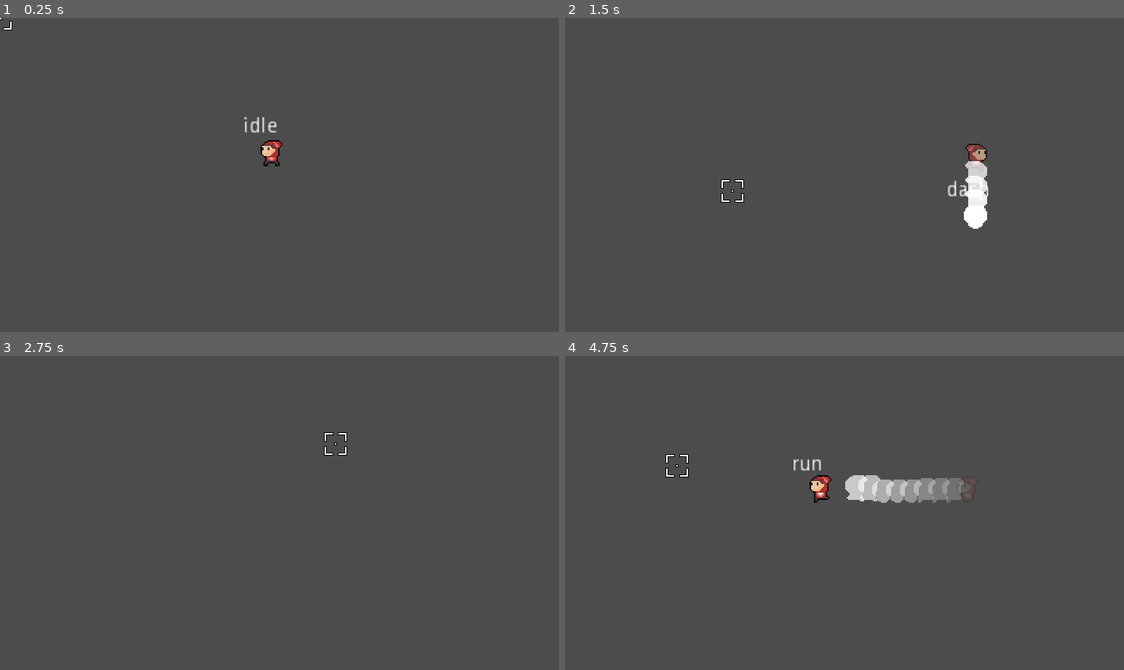
Above: before the commit, frames 1-4 (two rows, left to right).
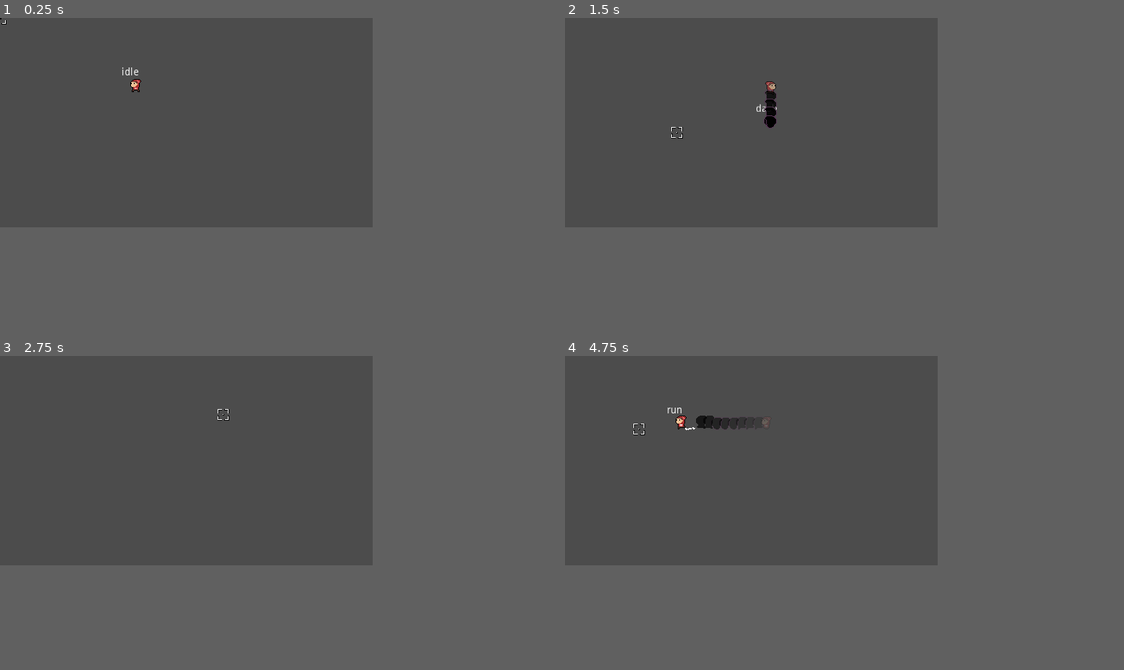
Above: after the commit, the same moments.

Repository: Boyquotes/Shadow
Game: Godot game, scene res://Main World.tscn
Same seed, same stepped clock (60 frames per second), same inputs: the game is played once before the commit and once after it.
Inputs (mouse positions are in pixels of both pictures, inside the frame that each line leads up to):
- Up to frame 1 (0.25 s): no input
- Up to frame 2 (1.5 s): move the mouse to (967, 159) at 0.52 s; hold D (move_right) 0.53-1.28 s; hold Space (dash) 0.53-1.28 s; move the mouse to (732, 190) at 1.27 s; hold S (move_down) from 1.28 s (still down); tap Space (dash) at 1.35 s
- Up to frame 3 (2.75 s): move the mouse to (335, 443) at 2.02 s; release S (move_down) at 2.03 s; hold D (move_right) from 2.03 s (still down); hold Space (dash) from 2.03 s (still down)
- Up to frame 4 (4.75 s): move the mouse to (816, 575) at 2.77 s; release D (move_right) at 2.78 s; release Space (dash) at 2.78 s; hold W (move_up) 2.78-3.53 s; tap Space (dash) at 2.85, 4.35 s; move the mouse to (1012, 560) at 3.52 s; hold Space (dash) 3.53-4.28 s; hold A (move_left) from 3.53 s (still down); move the mouse to (676, 465) at 4.27 s
The window is 768x432 before the commit and 512x288 after it. Grey fills any space a smaller window leaves; there, only what the larger window draws over its background counts as a difference.

The runs differ from the first frame. In frame 1, 0.5% of the frame differs, in the area x 0-51%, y 0-48%; in frame 2, 1.4%; in frame 3, 0.1%; in frame 4, 2.4%, in the area x 12-74%, y 16-47%.

Commit message:
Character Run Particles Added + Dash Update

Diff:
--- a/Player.gd
+++ b/Player.gd
@@ -3,12 +3,17 @@
 
 signal dash_finished()
 
+export(PackedScene) var Running_Steps
+var last_step = 0
+
 onready var hand_pivot = $HandPivot
 onready var hand = $HandPivot/Hand
 onready var character_sprite = $Body/CharacterSprite
 onready var dash_tween = $Tweens/DashTween
+onready var particlePosition = $ParticlePoint
+onready var particleScene = preload("res://Running_Steps.tscn")
 
-var dash_velocity = 10 * 30
+var dash_velocity = 10 * 35
 var move_input : Vector2
 var facing := Vector2.RIGHT
 var dash_duration = 0.3
@@ -35,7 +40,18 @@
 	if move_input == Vector2.ZERO:
 		animationPlayer.play("idle")
 	if move_input != Vector2.ZERO:
+
+		##THIS SECTION CONTROLS PLAYER FOOTSTEP PARTICLES
+		var running_step = Running_Steps.instance()
+		if body.frame == 3 || body.frame == 5:
+			running_step.global_position = Vector2(global_position.x - 4, global_position.y + 8)
+			if move_input < Vector2.ZERO:
+				running_step.global_position = Vector2(global_position.x + 4, global_position.y + 8)
+			running_step.emitting = true
+		get_parent().add_child(running_step)
+
 		animationPlayer.play("run")
+
 
 func _update_facing():
 	if move_input != Vector2.ZERO:
--- a/Player.tscn
+++ b/Player.tscn
@@ -1,8 +1,9 @@
-[gd_scene load_steps=8 format=2]
+[gd_scene load_steps=9 format=2]
 
 [ext_resource path="res://Player.gd" type="Script" id=1]
 [ext_resource path="res://PlayerFSM.gd" type="Script" id=2]
 [ext_resource path="res://Art/Character Sprites/sPlayer_idle-Sheet.png" type="Texture" id=3]
+[ext_resource path="res://Running_Steps.tscn" type="PackedScene" id=4]
 
 [sub_resource type="RectangleShape2D" id=1]
 extents = Vector2( 5.38662, 3.76347 )
@@ -57,6 +58,7 @@
 
 [node name="Player" type="KinematicBody2D"]
 script = ExtResource( 1 )
+Running_Steps = ExtResource( 4 )
 
 [node name="StateMachine" type="Node" parent="."]
 script = ExtResource( 2 )
@@ -64,7 +66,7 @@
 [node name="Body" type="Sprite" parent="."]
 texture = ExtResource( 3 )
 hframes = 11
-frame = 10
+frame = 7
 
 [node name="StateLabel" type="Label" parent="."]
 margin_left = -20.25
@@ -93,6 +95,9 @@
 [node name="DashTween" type="Tween" parent="Tweens"]
 
 [node name="DashTimer" type="Timer" parent="."]
-wait_time = 0.02
+wait_time = 0.017
+
+[node name="ParticlePoint" type="Position2D" parent="."]
+position = Vector2( -3.32363, 7.09371 )
 [connection signal="dash_finished" from="." to="StateMachine" method="_on_Player_dash_finished"]
 [connection signal="timeout" from="DashTimer" to="." method="_on_DashTimer_timeout"]
--- /dev/null
+++ b/Running_Steps.gd
@@ -0,0 +1,6 @@
+extends Particles2D
+
+
+func _ready():
+	yield(get_tree().create_timer(1),"timeout")
+	queue_free()
--- /dev/null
+++ b/Running_Steps.tscn
@@ -0,0 +1,37 @@
+[gd_scene load_steps=6 format=2]
+
+[ext_resource path="res://Art/Character Sprites/Run_Part.png" type="Texture" id=1]
+[ext_resource path="res://Running_Steps.gd" type="Script" id=2]
+
+[sub_resource type="Curve" id=1]
+_data = [ Vector2( 0.0171674, 0.865854 ), 0.0, 0.0, 0, 0, Vector2( 1, 0.463415 ), 0.0, 0.0, 0, 0 ]
+
+[sub_resource type="CurveTexture" id=2]
+curve = SubResource( 1 )
+
+[sub_resource type="ParticlesMaterial" id=3]
+emission_shape = 1
+emission_sphere_radius = 1.0
+flag_disable_z = true
+direction = Vector3( -1, 0, 0 )
+spread = 3.91
+gravity = Vector3( 0, 0, 0 )
+initial_velocity = 1.0
+angular_velocity = 50.0
+angular_velocity_random = 1.0
+orbit_velocity = 0.0
+orbit_velocity_random = 0.0
+angle = 45.0
+angle_random = 1.0
+scale = 0.7
+scale_curve = SubResource( 2 )
+
+[node name="Running_Steps" type="Particles2D"]
+emitting = false
+amount = 10
+lifetime = 0.1
+one_shot = true
+randomness = 1.0
+process_material = SubResource( 3 )
+texture = ExtResource( 1 )
+script = ExtResource( 2 )
--- a/project.godot
+++ b/project.godot
@@ -37,8 +37,8 @@
 
 [display]
 
-window/size/width=384
-window/size/height=216
+window/size/width=512
+window/size/height=288
 window/stretch/mode="2d"
 
 [input]
Binary file added: Art/Character Sprites/Run_Part.aseprite
Binary file added: Art/Character Sprites/Run_Part.png
Not shown, added: Art/Character Sprites/Run_Part.png.import
Binary file changed: Art/Character Sprites/sPlayer_idle-Sheet.png
Binary file changed: Art/Character Sprites/sPlayer_idle.aseprite
